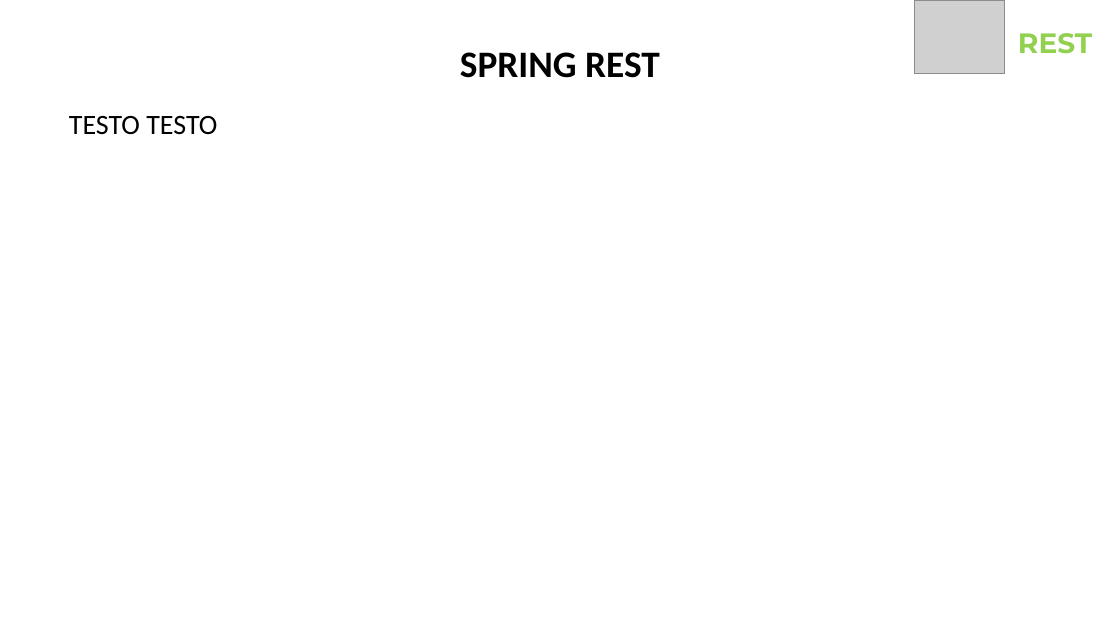
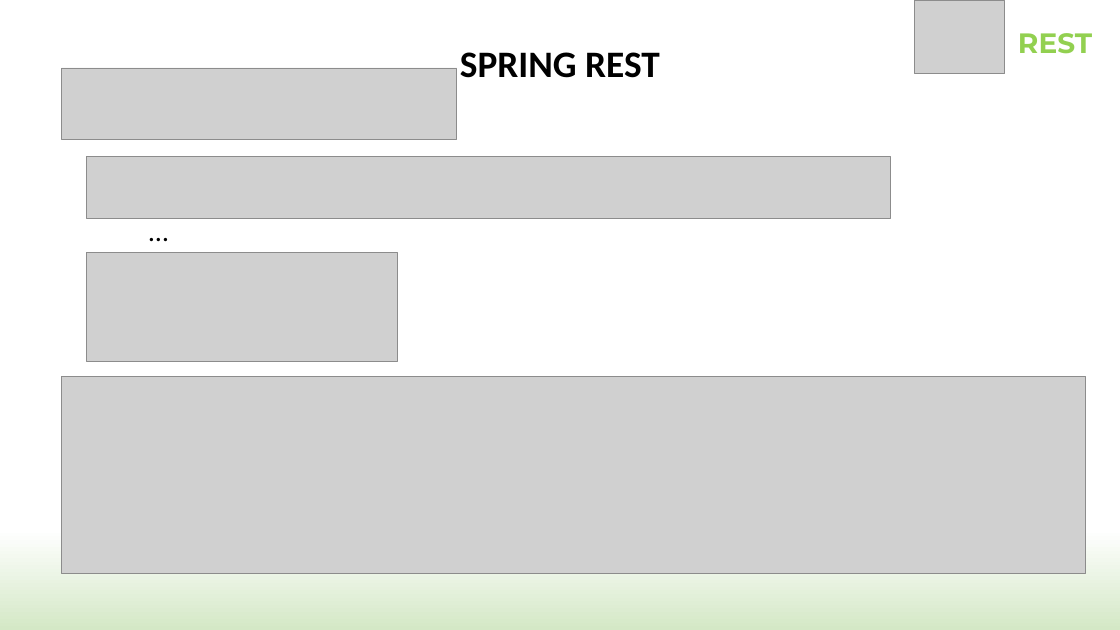
Before and after one commit to SimoneCas/java, a slide deck: slide 46 of SpringSample/Spring.pptx (slide 38 before the commit). Drawn at 1120x630 pixels with LibreOffice and Linux fonts; fonts in the diff are those of the drawing; grey boxes stand for pictures; background and template pictures are left out. Boxes give left, top, right and bottom in pixels: in the first picture for what was removed or moved away, otherwise in the second. Text is boxed around its words. In the diff, an @@ line names an element or a change of style, - is before the commit and + after.

```diff
--- a/SpringSample/Spring.pptx
+++ b/SpringSample/Spring.pptx
@@ background #FFFFFF to gradient #FFFFFF to #D4E8C6 @@
@@ text removed at bbox=[69, 116, 217, 135] @@
-TESTO TESTO
@@ group added at bbox=[61, 68, 1086, 574]: 4 pictures, 1 text @@
+…
```
Also in this commit, not shown: 24 other slides changed, 33 slides added, 11 slides removed.
